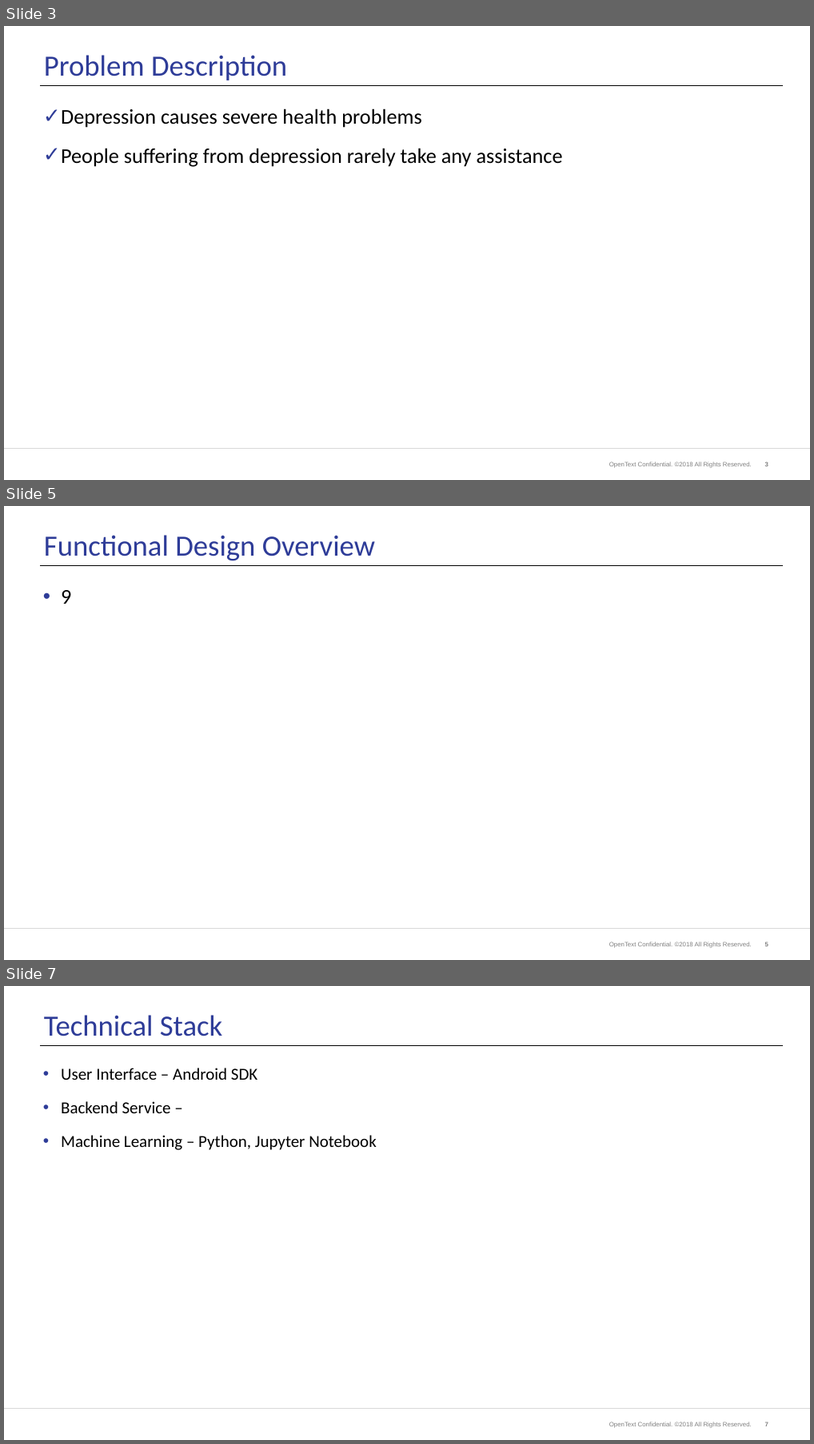
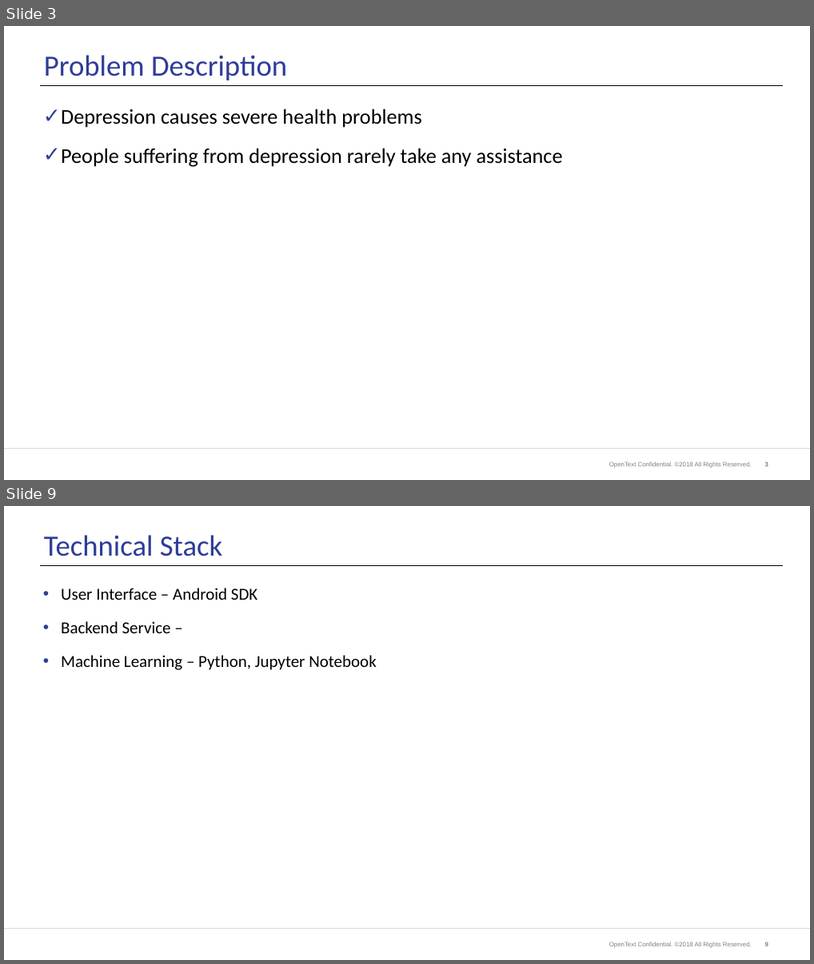
Before and after one commit to ela4490/Data-Science, a slide deck: DepressionTracker.pptx. Shown one above the other, each under a label of ours: slides 3, 5 and 7 before the commit, slides 3 and 9 after it; the slides between them are not shown. The pictures are 814x1444 and 814x964 pixels, drawn with LibreOffice and Linux fonts; fonts in the diff are those of the drawing; background and template pictures are left out. Boxes give left, top, right and bottom in pixels: in the first picture for what was removed or moved away, otherwise in the second. Text is boxed around its words. In the diff, an @@ line names an element or a change of style, - is before the commit and + after.

```diff
--- a/DepressionTracker.pptx
+++ b/DepressionTracker.pptx
@@ slide 5 removed at [4,506,810,960], background #FFFFFF; not listed: 3 template elements that a slide beside it also shows @@
@@ title removed at [44,535,375,561] @@
-Functional Design Overview
@@ line removed from (40, 565) to (783, 565) @@
@@ text removed at [61,590,71,604] @@
-• 9
@@ what was slide 7 is now slide 9 @@
```
Also in this commit, not shown: 4 slides changed, 3 slides added, 1 other file.
